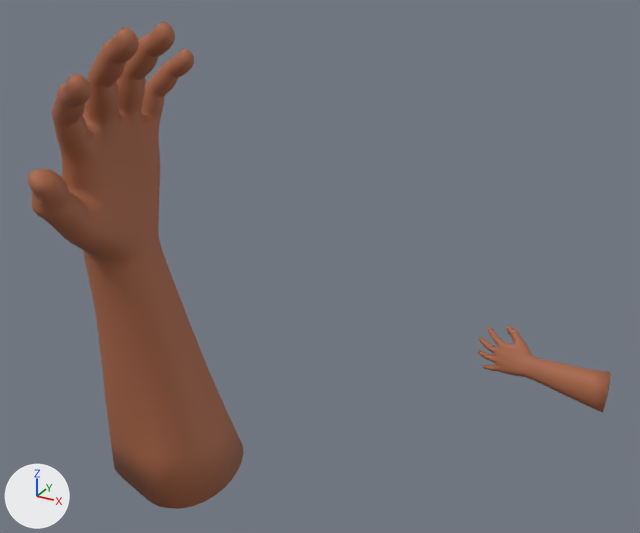
The FBX model 3D建模/抬下巴L.fbx as it was, and as the next commit left it.
Before and after are seen from a 50 mm lens placed at (1.91, -0.99, 1.95), pointed at (0.68, 1.25, 0.83). The lights are fixed; the arrows at lower left show +X, +Y and +Z. The older version comes first. Where no turn or scale is listed for an object, it has been applied to the vertices.

Objects in the first picture: 'Male.001', 'Male.003'.
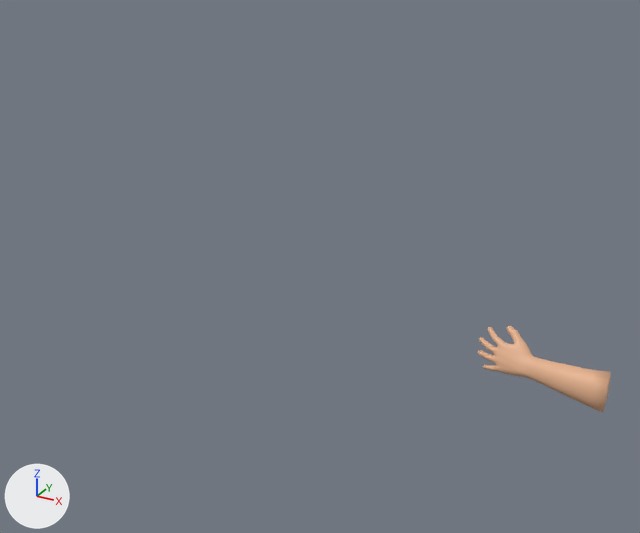
Pixel boxes (x1, y1, x2, y2) of what changed, in the pictures (640 x 533 px):
'Male.003', deleted (brown)
    before: (28, 22, 244, 509)
'Male.001', recoloured (brown to beige)
    both: (478, 326, 611, 413)

The edits, one by one:
Material '皮膚' (mat_皮膚) is new.
Its base color is (0.8, 0.453, 0.274) (beige #e7b38f).
me_plane_004 has 3929 vertices, 3909 faces and spans x -0.306..0.205, y -0.008..0.133, z -0.123..0.114.
me_plane_004 no longer uses material mat_skin_004 (brown #a76546).
me_plane_004 gains material mat_皮膚 (beige #e7b38f).
Object 'Male.003' (ob_male_003) is deleted.
